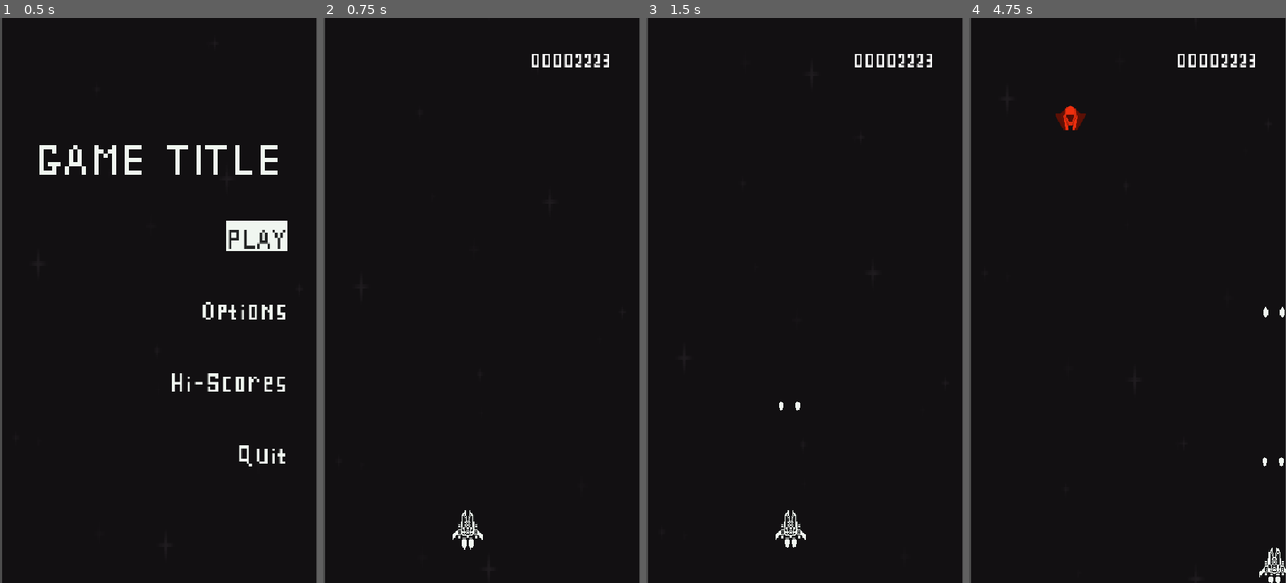
Above: before the commit, frames 1-4 (left to right).
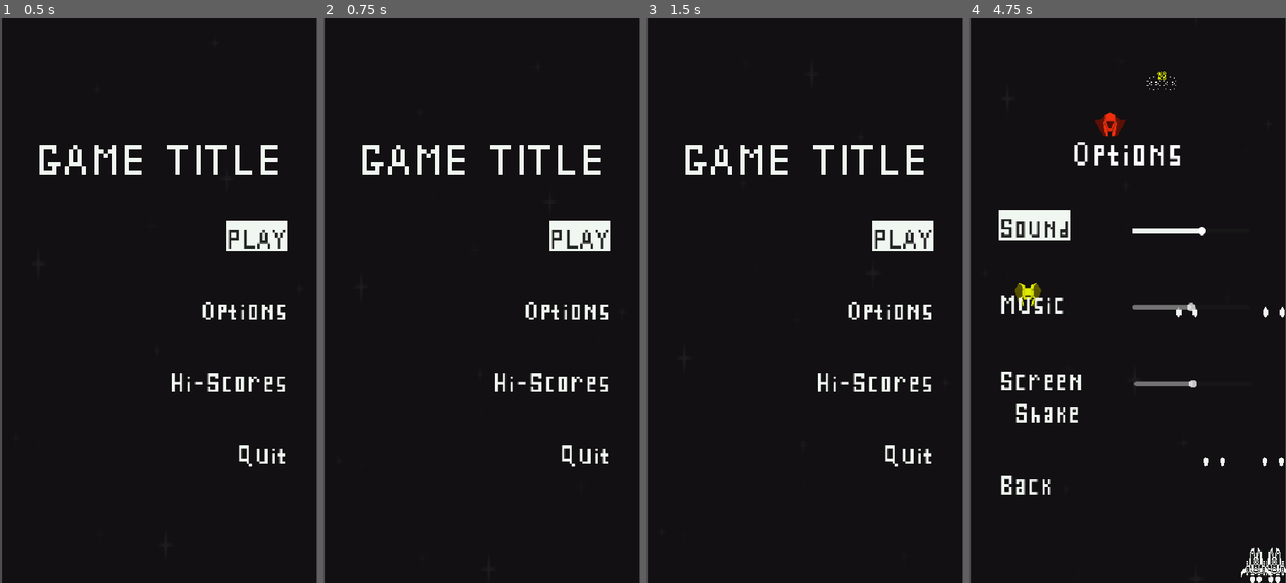
Above: after the commit, the same moments.

Repository: rnakkas/GodotSandbox
Game: Godot game, scene res://ShmupSandbox/Main/Scenes/main.tscn
Same seed, same stepped clock (60 frames per second), same inputs: the game is played once before the commit and once after it.
Inputs (mouse positions are in pixels of both pictures, inside the frame that each line leads up to):
- Up to frame 1 (0.5 s): no input
- Up to frame 2 (0.75 s): click "PLAY" at 0.5 s
- Up to frame 3 (1.5 s): click (902, 238) at 1.25 s, where only the run after the commit has a clickable "PLAY"
- Up to frame 4 (4.75 s): click (1197, 379) at 2 s, where only the run after the commit has a clickable "Hi-Scores"; move the mouse to (1197, 272) at 2.77 s; hold D (move_right) 2.78-3.53 s; hold Space (shoot) 2.78-3.53 s; move the mouse to (1064, 328) at 3.52 s; hold S (move_down) 3.53-4.28 s; tap Space (shoot) at 3.6 s; move the mouse to (1159, 176) at 4.27 s; hold D (move_right) from 4.28 s (still down); hold Space (shoot) from 4.28 s (still down)

Frame 1 is identical in both runs. In frame 2, 3.6% of the frame differs, in the area x 12-91%, y 6-95%; in frame 3, 3.7%; in frame 4, 4.8%, in the area x 9-99%, y 6-100%.

Commit message:
debugging menu button presses

Diff:
--- /dev/null
+++ b/ShmupSandbox/Autoloads/player_data.gd
@@ -0,0 +1,3 @@
+extends Node
+
+var player_character_input_enabled : bool = true
--- a/ShmupSandbox/Player/Scripts/player_ship.gd
+++ b/ShmupSandbox/Player/Scripts/player_ship.gd
@@ -44,7 +44,7 @@
 	shooting_cooldown_time = 1/fire_rate
 
 
-func handle_input(delta) -> void:
+func handle_movement(delta) -> void:
 	var input_dir := Vector2.ZERO
 
 	# Get input direction
@@ -68,6 +68,8 @@
 	position.y = clamp(position.y, offset - min_bounds.y, max_bounds.y - offset)
 
 func handle_shooting() -> void:
+	if is_dead:
+		return
 	if Input.is_action_pressed("shoot"):
 		if !on_shooting_cooldown:
 			on_shooting_cooldown = true
@@ -82,15 +84,14 @@
 			on_shooting_cooldown = false
 
 func _physics_process(delta):
-	if (!is_dead):
-		handle_input(delta)
-		move_and_slide()
+	if is_dead:
+		return
+	handle_movement(delta)
+	move_and_slide()
 
 func _process(_delta: float) -> void:
 	clamp_movement_to_screen_bounds()
-
-	if (!is_dead):
-		handle_shooting()
+	handle_shooting()
 
 ## Hit by enemy or enemy projectiles
 func _on_hurtbox_area_entered(_area: Area2D) -> void:
--- a/ShmupSandbox/UI/Scenes/main_menu.tscn
+++ b/ShmupSandbox/UI/Scenes/main_menu.tscn
@@ -72,6 +72,7 @@
 focus_neighbor_bottom = NodePath("../../HBoxContainer2/options_button")
 theme_override_fonts/font = ExtResource("3_v14c2")
 theme_override_font_sizes/font_size = 70
+action_mode = 0
 text = "PLAY"
 flat = true
 
@@ -104,6 +105,7 @@
 focus_neighbor_bottom = NodePath("../../HBoxContainer3/hi_scores_button")
 theme_override_fonts/font = ExtResource("3_v14c2")
 theme_override_font_sizes/font_size = 70
+action_mode = 0
 text = "Options"
 flat = true
 
@@ -135,6 +137,7 @@
 focus_neighbor_bottom = NodePath("../../HBoxContainer4/quit_button")
 theme_override_fonts/font = ExtResource("3_v14c2")
 theme_override_font_sizes/font_size = 70
+action_mode = 0
 text = "Hi-Scores"
 flat = true
 
@@ -166,6 +169,7 @@
 focus_neighbor_top = NodePath("../../HBoxContainer3/hi_scores_button")
 theme_override_fonts/font = ExtResource("3_v14c2")
 theme_override_font_sizes/font_size = 70
+action_mode = 0
 text = "Quit"
 flat = true
 
--- a/ShmupSandbox/UI/Scenes/options_menu.tscn
+++ b/ShmupSandbox/UI/Scenes/options_menu.tscn
@@ -206,6 +206,7 @@
 focus_neighbor_top = NodePath("../../../HBoxContainer3/VBoxContainer2/screen_shake_amount_slider")
 theme_override_fonts/font = ExtResource("1_qkcl6")
 theme_override_font_sizes/font_size = 70
+action_mode = 0
 text = "Back"
 flat = true
 
--- a/ShmupSandbox/UI/Scenes/pause_menu.tscn
+++ b/ShmupSandbox/UI/Scenes/pause_menu.tscn
@@ -83,6 +83,7 @@
 focus_neighbor_bottom = NodePath("../../HBoxContainer2/options_button")
 theme_override_fonts/font = ExtResource("1_ur1kj")
 theme_override_font_sizes/font_size = 70
+action_mode = 0
 text = "Resume"
 flat = true
 
@@ -115,6 +116,7 @@
 focus_neighbor_bottom = NodePath("../../HBoxContainer3/main_menu_button")
 theme_override_fonts/font = ExtResource("1_ur1kj")
 theme_override_font_sizes/font_size = 70
+action_mode = 0
 text = "Options"
 flat = true
 
@@ -147,6 +149,7 @@
 focus_neighbor_bottom = NodePath("../../HBoxContainer4/quit_button")
 theme_override_fonts/font = ExtResource("1_ur1kj")
 theme_override_font_sizes/font_size = 70
+action_mode = 0
 text = "Main Menu"
 flat = true
 
@@ -178,6 +181,7 @@
 focus_neighbor_top = NodePath("../../HBoxContainer3/main_menu_button")
 theme_override_fonts/font = ExtResource("1_ur1kj")
 theme_override_font_sizes/font_size = 70
+action_mode = 0
 text = "Quit"
 flat = true
 
--- a/ShmupSandbox/UI/Scripts/main_menu.gd
+++ b/ShmupSandbox/UI/Scripts/main_menu.gd
@@ -63,7 +63,9 @@
 
 ## Play button
 func _on_play_button_pressed() -> void:
+	await get_tree().create_timer(2).timeout
 	play_button_pressed.emit()
+
 
 func _on_play_button_focus_entered() -> void:
 	#_show_button_as_selected(play_selector_icon)
--- a/ShmupSandbox/UI/Scripts/ui_layer.gd
+++ b/ShmupSandbox/UI/Scripts/ui_layer.gd
@@ -8,7 +8,7 @@
 signal game_started()
 signal returned_to_main_menu_from_game()
 
-enum UiType
+enum ui_type
 {
 	MAIN_MENU,
 	OPTIONS_MENU,
@@ -29,10 +29,10 @@
 	pause_menu_ui.visible = false
 	player_hud_ui.visible = false
 
-func _process(_delta: float) -> void:
-	if Input.is_action_just_pressed("pause"):
+func _input(event: InputEvent) -> void:
+	if event.is_action_pressed("pause"):
 		if !main_menu_ui.visible && !options_menu_ui.visible && !pause_menu_ui.visible:
-			_toggle_ui(UiType.PAUSE_MENU)
+			_toggle_ui(ui_type.PAUSE_MENU)
 			get_tree().paused = true
 
 
@@ -40,14 +40,14 @@
 
 ## Main menu
 func _on_main_menu_play_button_pressed() -> void:
-	_toggle_ui(UiType.MAIN_MENU)
-	_toggle_ui(UiType.PLAYER_HUD_UI)
+	_toggle_ui(ui_type.MAIN_MENU)
+	_toggle_ui(ui_type.PLAYER_HUD_UI)
 	is_game_running = true
 	game_started.emit()
 
 func _on_main_menu_options_button_pressed() -> void:
-	_toggle_ui(UiType.MAIN_MENU)
-	_toggle_ui(UiType.OPTIONS_MENU)
+	_toggle_ui(ui_type.MAIN_MENU)
+	_toggle_ui(ui_type.OPTIONS_MENU)
 
 func _on_main_menu_hi_scores_button_pressed() -> void:
 	print("show hi scores")
@@ -61,11 +61,11 @@
 ## Options menu
 func _on_options_menu_back_button_pressed() -> void:
 	if !is_game_running:
-		_toggle_ui(UiType.OPTIONS_MENU)
-		_toggle_ui(UiType.MAIN_MENU)
+		_toggle_ui(ui_type.OPTIONS_MENU)
+		_toggle_ui(ui_type.MAIN_MENU)
 	else:
-		_toggle_ui(UiType.OPTIONS_MENU)
-		_toggle_ui(UiType.PAUSE_MENU)
+		_toggle_ui(ui_type.OPTIONS_MENU)
+		_toggle_ui(ui_type.PAUSE_MENU)
 
 
 ####
@@ -73,17 +73,18 @@
 ## Pause menu
 func _on_pause_menu_resume_button_pressed() -> void:
 	get_tree().paused = false
-	_toggle_ui(UiType.PAUSE_MENU)
+	_toggle_ui(ui_type.PAUSE_MENU)
 
 
 func _on_pause_menu_options_button_pressed() -> void:
-	_toggle_ui(UiType.PAUSE_MENU)
-	_toggle_ui(UiType.OPTIONS_MENU)
+	_toggle_ui(ui_type.PAUSE_MENU)
+	_toggle_ui(ui_type.OPTIONS_MENU)
 
 
 func _on_pause_menu_main_menu_button_pressed() -> void:
-	_toggle_ui(UiType.PAUSE_MENU)
-	_toggle_ui(UiType.MAIN_MENU)
+	_toggle_ui(ui_type.PAUSE_MENU)
+	_toggle_ui(ui_type.PLAYER_HUD_UI)
+	_toggle_ui(ui_type.MAIN_MENU)
 
 	get_tree().paused = false
 	is_game_running = false
@@ -97,19 +98,19 @@
 ####
 
 ## Helper functions
-func _toggle_ui(menu_type : UiType) -> void:
+func _toggle_ui(menu_type : ui_type) -> void:
 	var ui_element : Variant
 
 	match menu_type:
-		UiType.MAIN_MENU:
+		ui_type.MAIN_MENU:
 			ui_element = main_menu_ui
 			ui_element.play_button.grab_focus()
-		UiType.OPTIONS_MENU:
+		ui_type.OPTIONS_MENU:
 			ui_element = options_menu_ui
 			ui_element.sound_volume_slider.grab_focus()
-		UiType.PLAYER_HUD_UI:
+		ui_type.PLAYER_HUD_UI:
 			ui_element = player_hud_ui
-		UiType.PAUSE_MENU:
+		ui_type.PAUSE_MENU:
 			ui_element = pause_menu_ui
 			ui_element.resume_button.grab_focus()
 
--- a/project.godot
+++ b/project.godot
@@ -96,8 +96,7 @@
 }
 shoot={
 "deadzone": 0.5,
-"events": [Object(InputEventMouseButton,"resource_local_to_scene":false,"resource_name":"","device":-1,"window_id":0,"alt_pressed":false,"shift_pressed":false,"ctrl_pressed":false,"meta_pressed":false,"button_mask":1,"position":Vector2(246, 20),"global_position":Vector2(255, 66),"factor":1.0,"button_index":1,"canceled":false,"pressed":true,"double_click":false,"script":null)
-, Object(InputEventKey,"resource_local_to_scene":false,"resource_name":"","device":-1,"window_id":0,"alt_pressed":false,"shift_pressed":false,"ctrl_pressed":false,"meta_pressed":false,"pressed":false,"keycode":0,"physical_keycode":32,"key_label":0,"unicode":32,"location":0,"echo":false,"script":null)
+"events": [Object(InputEventKey,"resource_local_to_scene":false,"resource_name":"","device":-1,"window_id":0,"alt_pressed":false,"shift_pressed":false,"ctrl_pressed":false,"meta_pressed":false,"pressed":false,"keycode":0,"physical_keycode":32,"key_label":0,"unicode":32,"location":0,"echo":false,"script":null)
 ]
 }
 pause={
Not shown, added: ShmupSandbox/Autoloads/player_data.gd.uid
